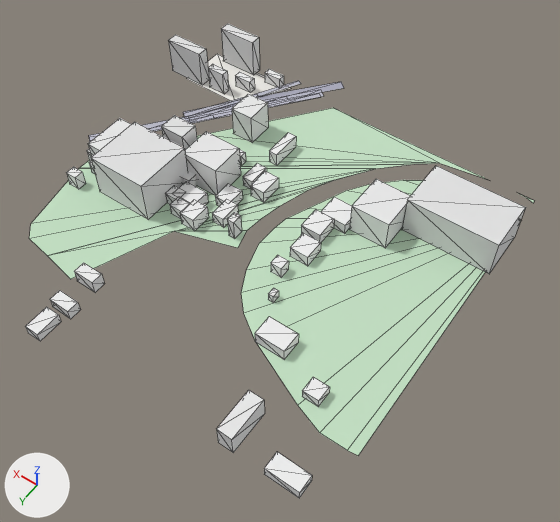
What one commit did to the glTF model white-model-six-districts/chunks/118_112_mid.glb.
Camera for both pictures: a 50 mm lens placed at (-1122.0, -4788.0, 713.0), pointed at (-794.0, -5248.0, -9.0). Lighting does not change. The marker at lower left points along +X, +Y and +Z. The first picture is the older version. Mesh edges are drawn as thin lines. Vertices at exactly the same position are counted once.
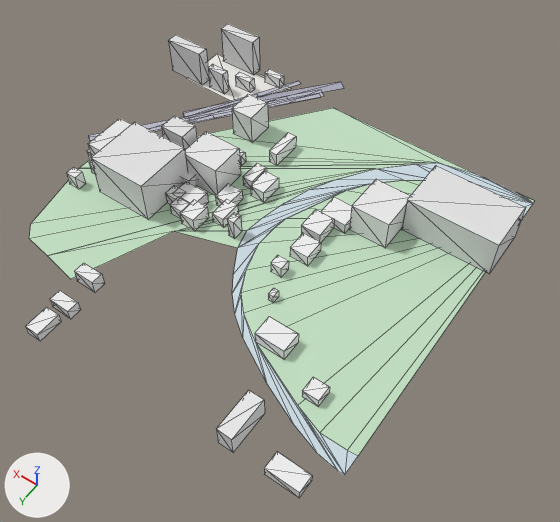
Boxes (x1, y1, x2, y2) around the edits, measured in the pictures (560 x 522 px):
part 1 of me_mesh_0, added: after (232, 163, 533, 475)

The change, as a list of edits to the scene's bpy script:
```text
Change me_mesh_0:
    used by ob_mesh_0; location = (0.0, 0.0, 0.0)
    remove me_mesh_0.from_pydata(...)  # 427 vertices, 477 faces; spans x -1005.0..-473.0, y -5545.0..-5002.0, z 2.0..61.0
    add me_mesh_0.from_pydata(...)  # 473 vertices, 521 faces; spans x -1005.0..-473.0, y -5545.0..-5002.0, z 2.0..61.0
    me_mesh_0 part 1: a new loose piece of 46 vertices spanning x -1000.0..-740.0, y -5500.0..-5065.0, z 3.0, in mat_material_0
```
